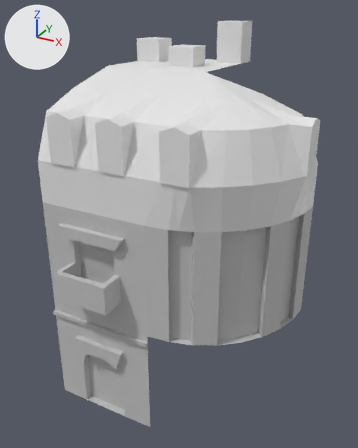
Two versions of the Blender file meshes/basic.blend, one commit apart.
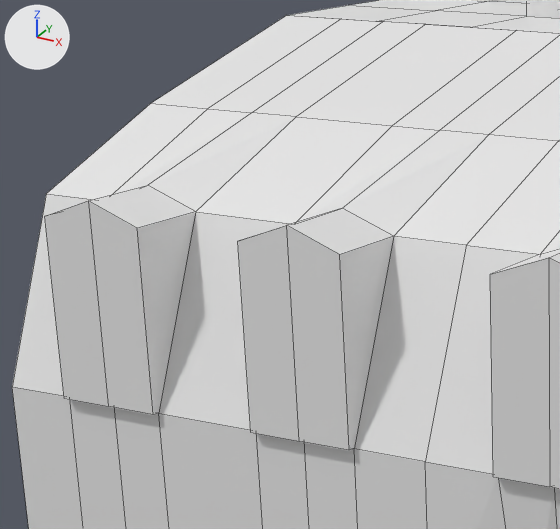
Each version appears first whole from a 50 mm lens placed at (2.86, -2.85, 3.5), pointed at (0.86, 0.8, 1.67), and next in a close-up on the part from 10% to 49% of the width and 14% to 44% of the height. Lighting does not change. The marker at upper left points along +X, +Y and +Z. The close-ups show mesh edges as thin lines.

In view in the first close-up: 'roof', 'roofCorner', 'roofTop'.
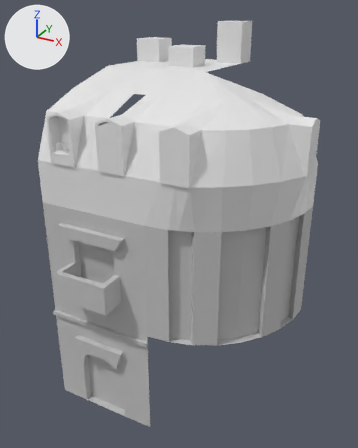
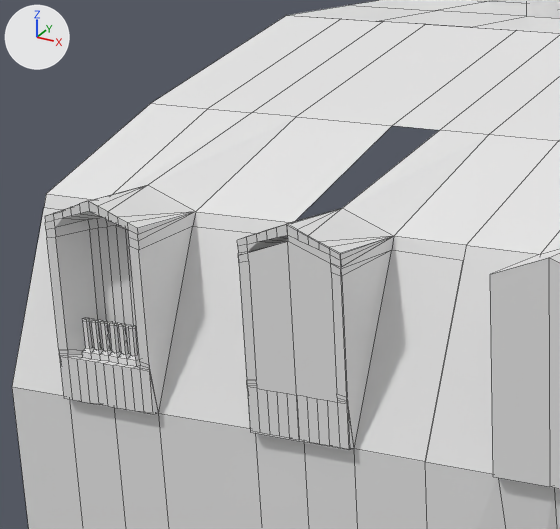
Diff of the bpy script that builds the scene:
```diff
--- a/meshes/basic.blend.py
+++ b/meshes/basic.blend.py
@@ me_roof @@
 # used by ob_roof; location = (0.0, 0.0, 2.0)
-me_roof.from_pydata(...)  # 52 vertices, 40 faces; spans x 0.0..1.0, y -0.016..1.0, z 0.0..1.0
+me_roof.from_pydata(...)  # 465 vertices, 508 faces, 1 loose edge; spans x 0.0..1.0, y -0.016..1.0, z 0.0..1.0
+# me_roof part 1: 2 vertices removed from x 0.619, y 0.0..0.157, z 0.365..0.73; 415 vertices added at x 0.0..1.0, y -0.016..0.159, z 0.367..0.773
```

Boxes [x1, y1, x2, y2] around the edits, measured in the close-ups (560 x 529 px):
part 1 of me_roof, built on
    before: [159, 117, 439, 529]
    after: [12, 117, 466, 529]
